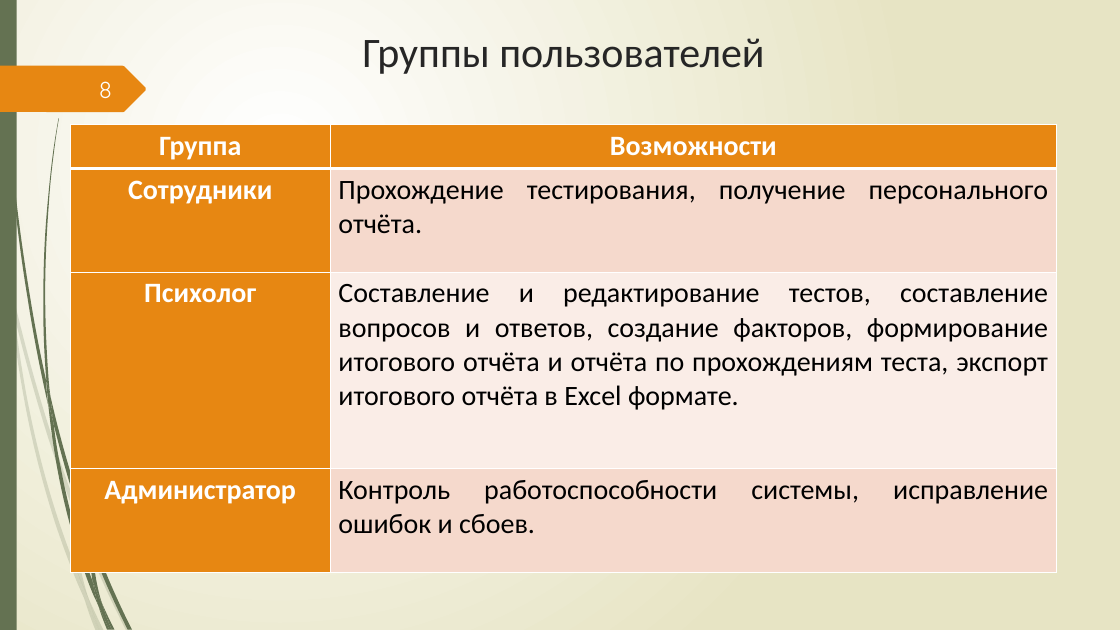
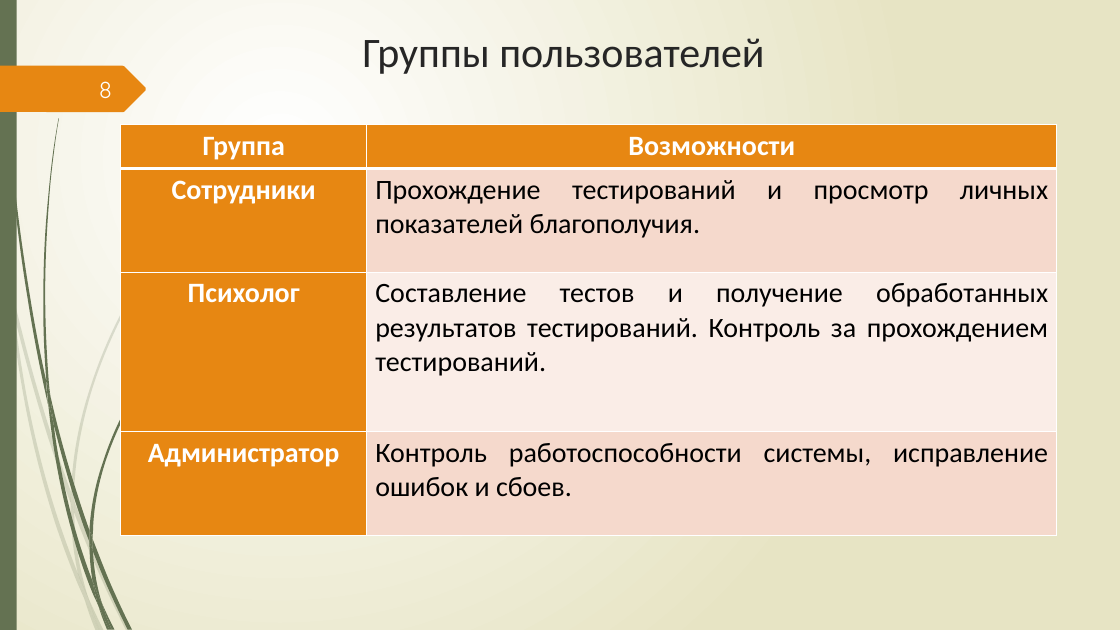
Before and after one commit to Csar9000/Quality-of-life-assessment-system, a slide deck: slide 8 of Документы/Презентация ВКР.pptx. Drawn at 1120x630 pixels with LibreOffice and Linux fonts; fonts in the diff are those of the drawing. Boxes give left, top, right and bottom in pixels: in the first picture for what was removed or moved away, otherwise in the second. Text is boxed around its words. In the diff, an @@ line names an element or a change of style, - is before the commit and + after.

```diff
--- a/Документы/Презентация ВКР.pptx
+++ b/Документы/Презентация ВКР.pptx
@@ table at box(120, 124, 1056, 536) @@
-row 2, column 2: Прохождение тестирования, получение персонального отчёта.
+row 2, column 2: Прохождение тестирований и просмотр личных показателей благополучия.
-row 3, column 2: Составление и редактирование тестов, составление вопросов и ответов, создание факторов, формирование итогового отчёта и отчёта по прохождениям теста, экспорт итогового отчёта в Excel формате.
+row 3, column 2: Составление тестов и получение обработанных результатов тестирований. Контроль за прохождением тестирований.
@@ table: place and size @@
-table at box(71, 124, 1057, 573)
+table at box(120, 124, 1056, 536)
```
Also in this commit, not shown: 5 other slides changed, 2 slides added, 3 slides removed, 1 other file.
